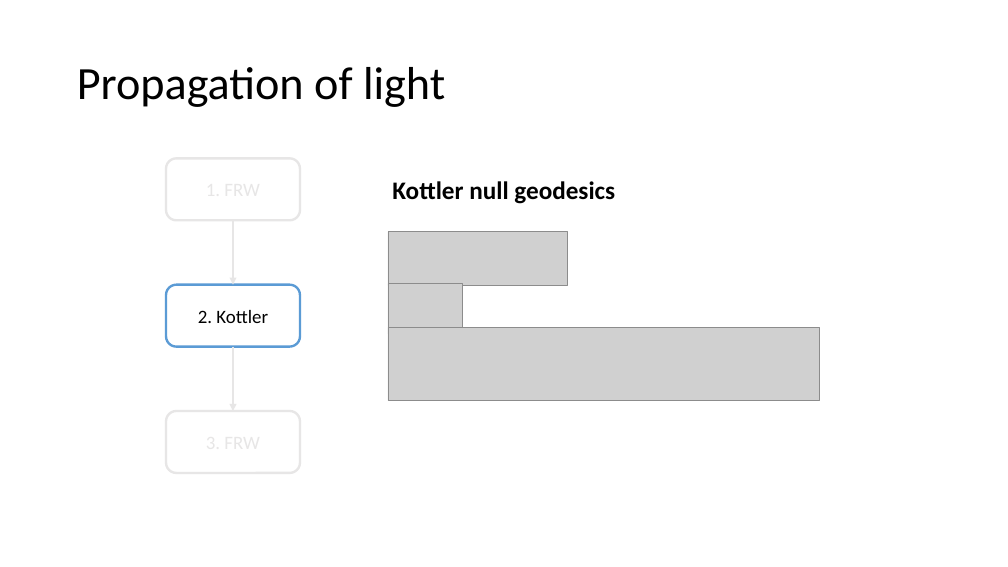
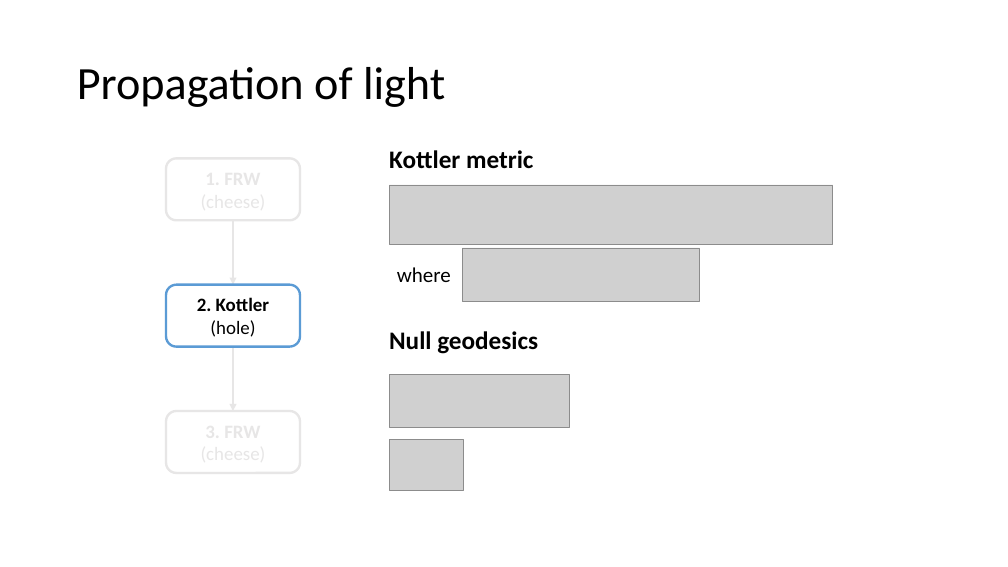
Before and after one commit to lingxz/lightbending, a slide deck: slide 13 of presentation2.pptx (slide 12 before the commit). Drawn at 1008x567 pixels with LibreOffice and Linux fonts; fonts in the diff are those of the drawing; grey boxes stand for pictures. Boxes give left, top, right and bottom in pixels: in the first picture for what was removed or moved away, otherwise in the second. Text is boxed around its words. In the diff, an @@ line names an element or a change of style, - is before the commit and + after.

```diff
--- a/presentation2.pptx
+++ b/presentation2.pptx
@@ text added at [389, 150, 533, 169], 24 pt, text #000000, bold @@
+Kottler metric
@@ picture added at [389, 185, 833, 244] @@
@@ text added at [397, 267, 451, 282], 20 pt, text #000000 @@
+where
@@ picture added at [463, 248, 700, 302] @@
@@ text in rounded rectangle at [197, 297, 269, 337]: text changed; bold on @@
-2. Kottler
+2. Kottler (hole)
@@ picture removed at [388, 327, 820, 401] @@
@@ text at [389, 331, 538, 354]: text changed @@
-Kottler null geodesics
+Null geodesics
@@ picture: place and size @@
-picture at [388, 232, 568, 286]
+picture at [389, 374, 569, 428]
@@ picture: place and size @@
-picture at [388, 284, 462, 334]
+picture at [389, 440, 464, 491]
```
Also in this commit, not shown: 8 other slides changed, 13 slides added, 6 slides removed, 36 other files.
